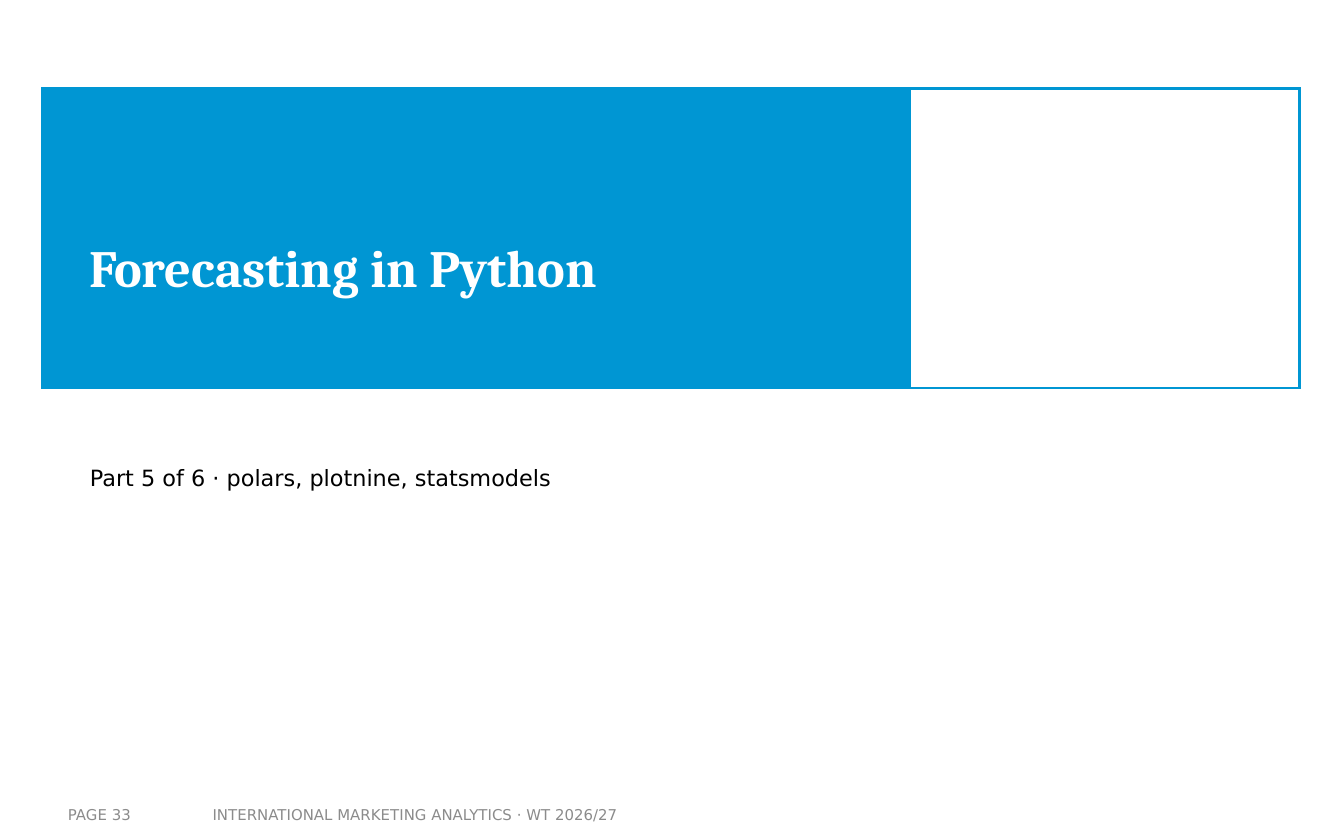
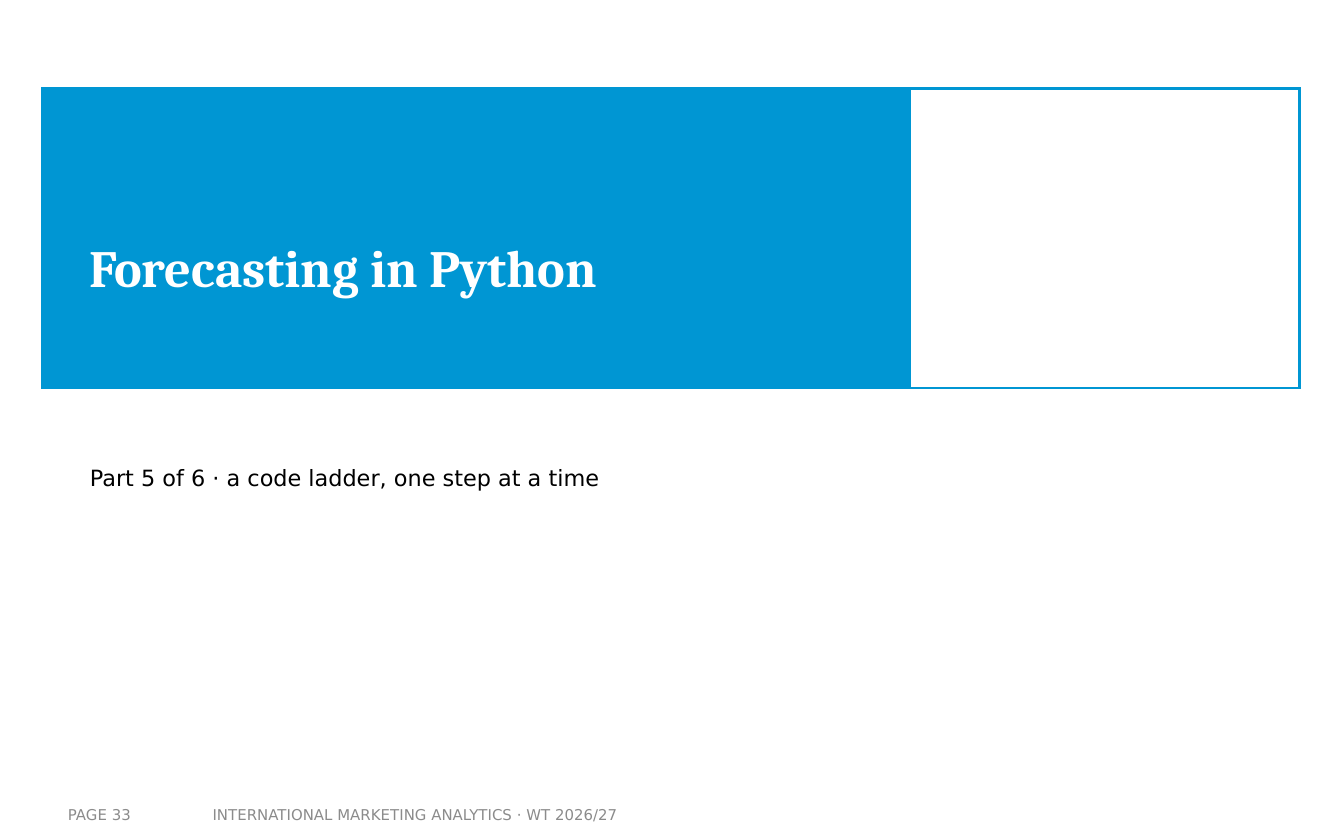
Before and after one commit to arnefloh-wu/international-marketing-analytics-teaching, a slide deck: slide 33 of slides/forecasting-and-time-series_WT26-27.pptx. Drawn at 1344x840 pixels with LibreOffice and Linux fonts; fonts in the diff are those of the drawing; background and template pictures are left out. Boxes give left, top, right and bottom in pixels: in the first picture for what was removed or moved away, otherwise in the second. Text is boxed around its words. In the diff, an @@ line names an element or a change of style, - is before the commit and + after.

```diff
--- a/slides/forecasting-and-time-series_WT26-27.pptx
+++ b/slides/forecasting-and-time-series_WT26-27.pptx
@@ text at [90, 469, 600, 491]: text changed @@
-Part 5 of 6 · polars, plotnine, statsmodels
+Part 5 of 6 · a code ladder, one step at a time
```
Also in this commit, not shown: 4 other slides changed, 10 slides added, 3 slides removed, 3 other files.
